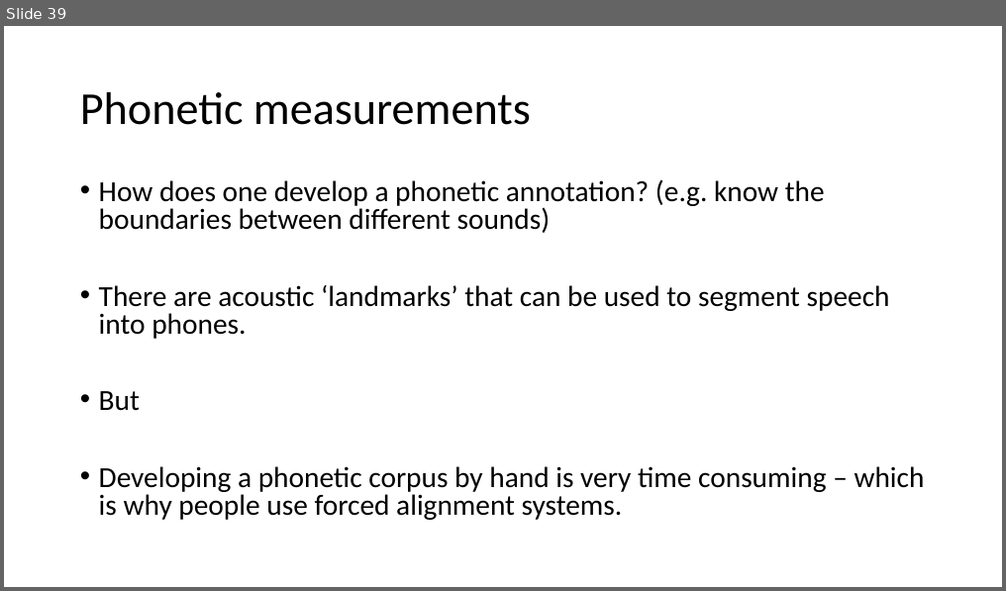
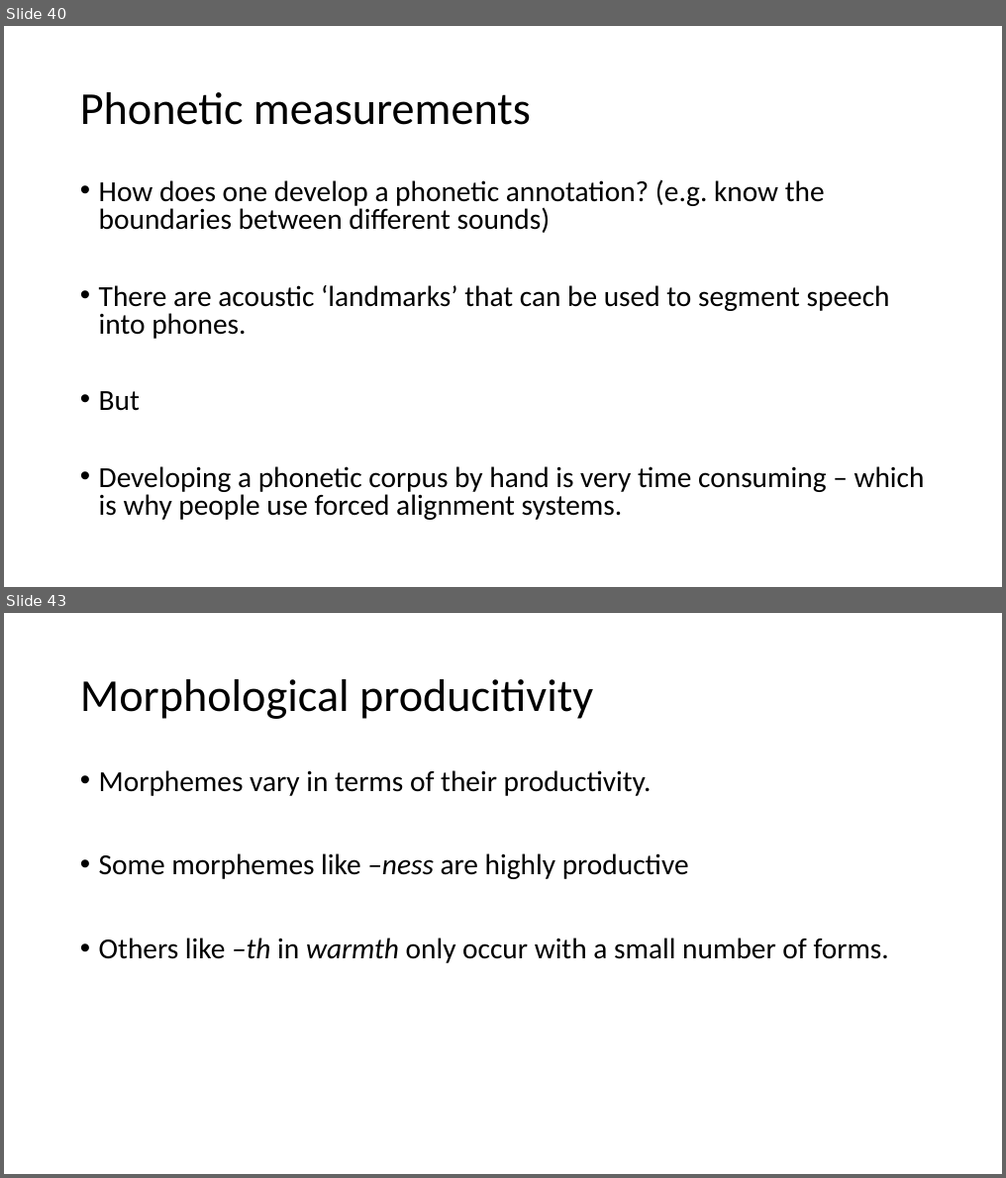
Before and after one commit to ajrtallman/Corpus_Linguistics_FSU_2023-2024, a slide deck: 03_lectures/CorpusLinguistics_2023_11_03.odp. Shown one above the other, each under a label of ours: slide 39 before the commit, slides 40 and 43 after it; the slides between them are not shown. The pictures are 1006x591 and 1006x1178 pixels, drawn with LibreOffice and Linux fonts; fonts in the diff are those of the drawing. Boxes give left, top, right and bottom in pixels: in the first picture for what was removed or moved away, otherwise in the second. Text is boxed around its words. In the diff, an @@ line names an element or a change of style, - is before the commit and + after.

```diff
--- a/03_lectures/CorpusLinguistics_2023_11_03.odp
+++ b/03_lectures/CorpusLinguistics_2023_11_03.odp
@@ slide 43 added at box(4, 613, 1002, 1174), background #FFFFFF @@
@@ title added at box(80, 679, 593, 719), 44 pt, text #000000 @@
+Morphological producitivity
@@ text added at box(99, 770, 889, 963), 28 pt, text #000000 @@
+• Morphemes vary in terms of their productivity.
+• Some morphemes like –ness are highly productive
+• Others like –th in warmth only occur with a small number of forms.
@@ what was slide 39 is now slide 40 @@
```
Also in this commit, not shown: 4 slides changed, 3 other slides added, 1 slide removed, 5 other files.
